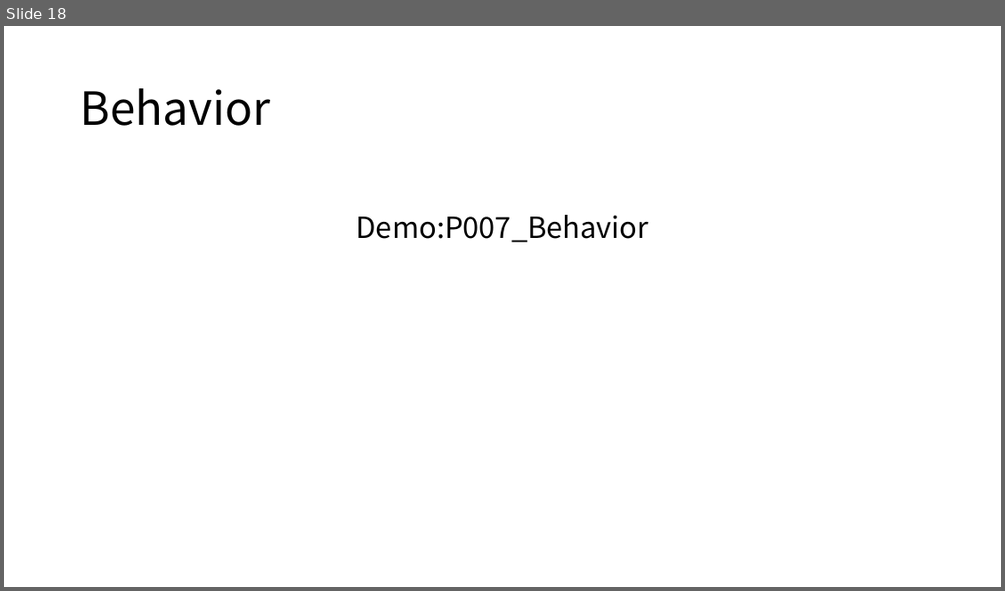
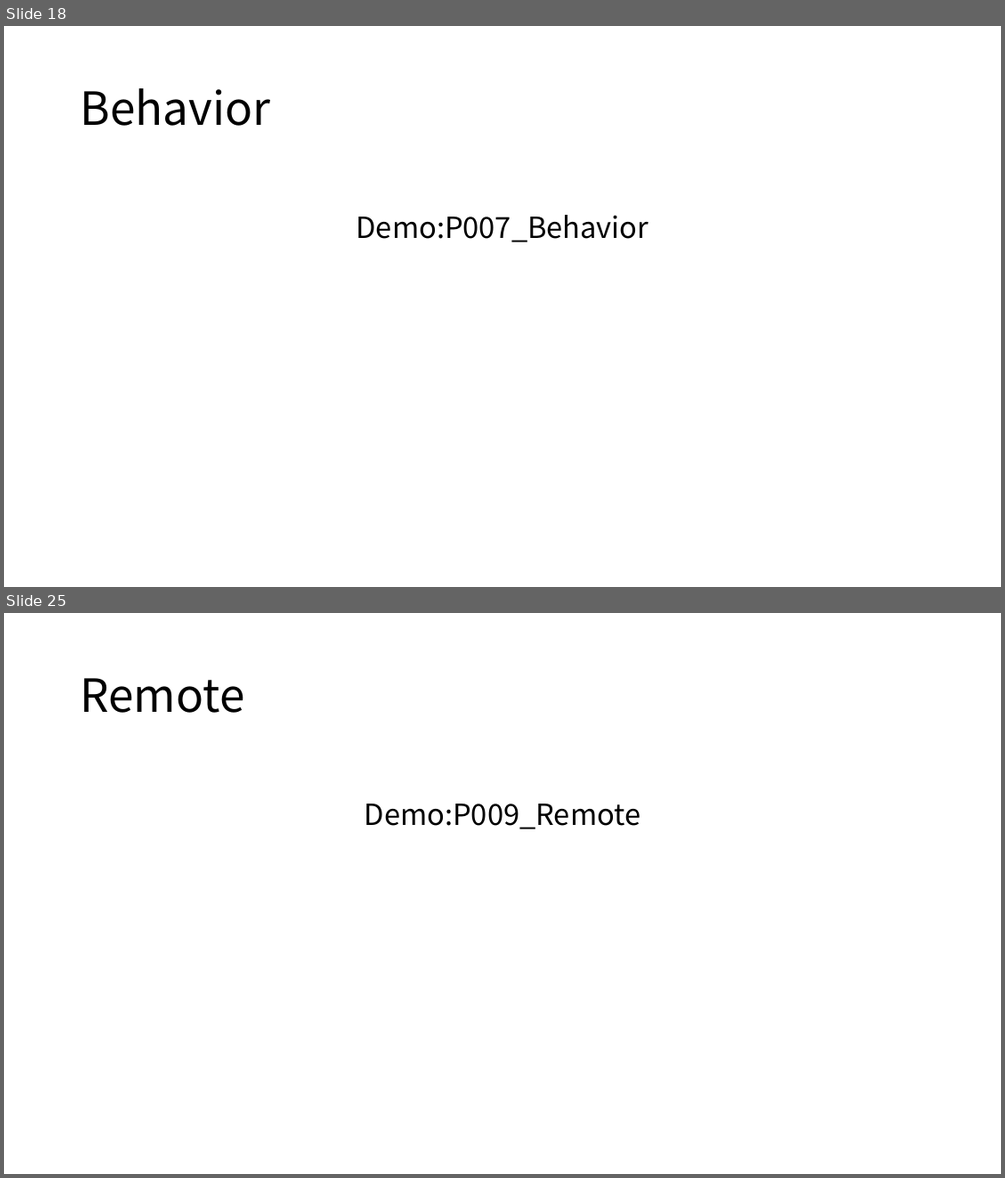
Before and after one commit to axzxs2001/ProtoActorSample, a slide deck: ProtoActorSample/Proto.Actor.pptx. Shown one above the other, each under a label of ours: slide 18 before the commit, slides 18 and 25 after it; the slides between them are not shown. The pictures are 1005x591 and 1005x1178 pixels, drawn with LibreOffice and Linux fonts; fonts in the diff are those of the drawing. Boxes give left, top, right and bottom in pixels: in the first picture for what was removed or moved away, otherwise in the second. Text is boxed around its words. In the diff, an @@ line names an element or a change of style, - is before the commit and + after.

```diff
--- a/ProtoActorSample/Proto.Actor.pptx
+++ b/ProtoActorSample/Proto.Actor.pptx
@@ slide 25 added at box(4, 613, 1001, 1174), background #FFFFFF @@
@@ title added at box(80, 678, 244, 713), 44 pt, text #000000 @@
+Remote
@@ text added at box(364, 803, 640, 829), 28 pt, text #000000 @@
+Demo:P009_Remote
```
Also in this commit, not shown: 6 other slides added, 3 other files.
